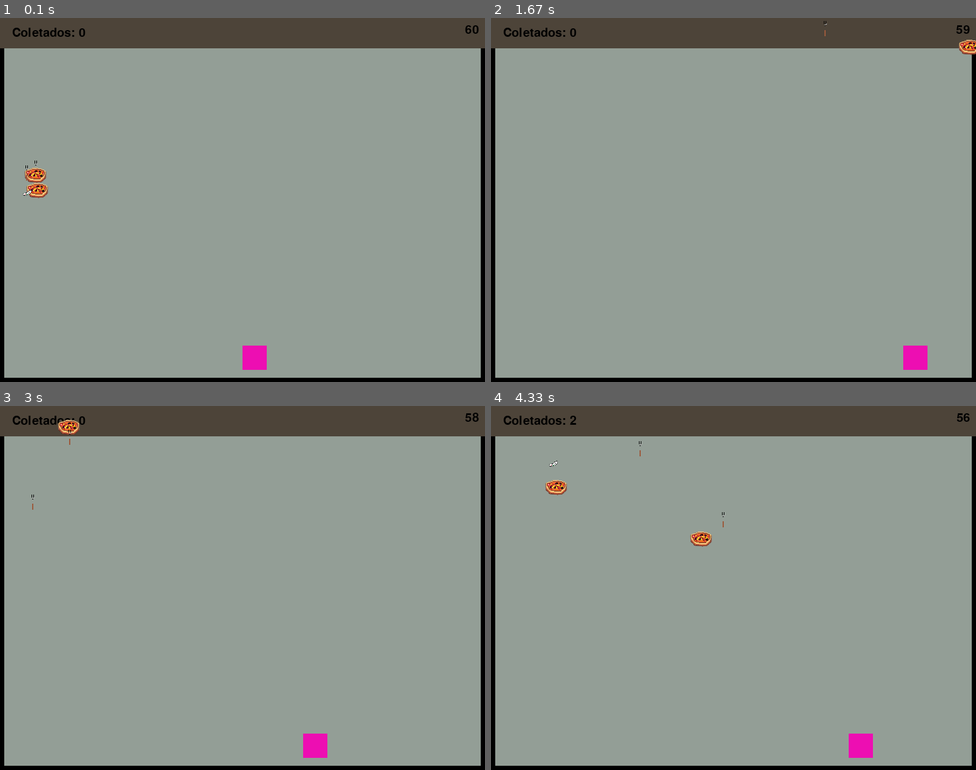
Above: before the commit, frames 1-4 (two rows, left to right).
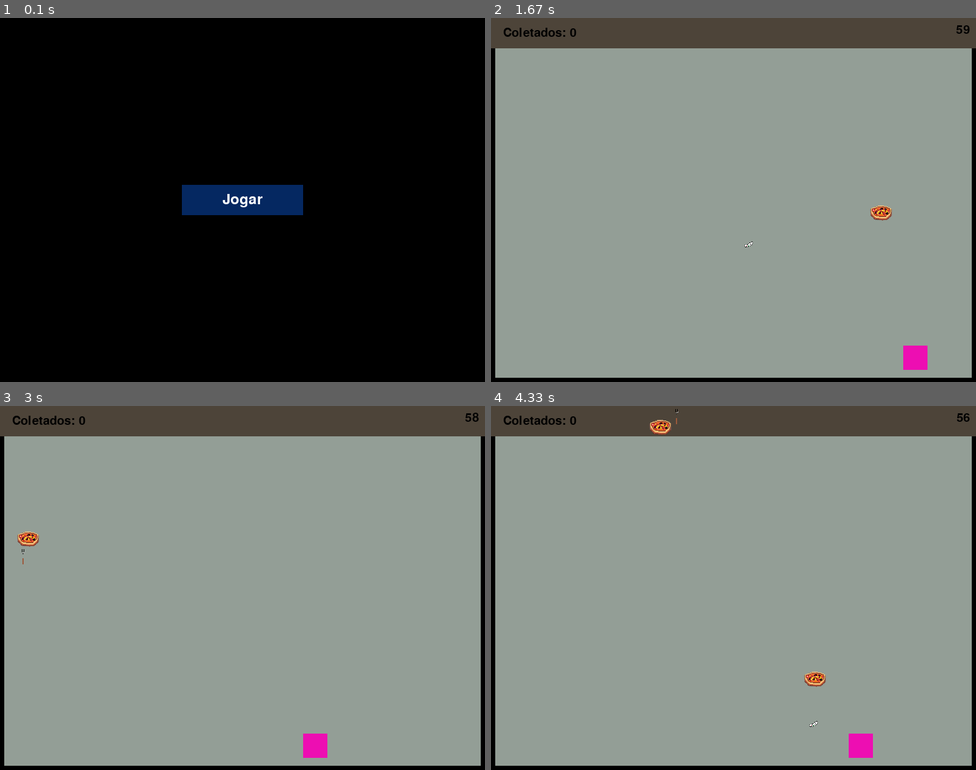
Above: after the commit, the same moments.

Repository: WesleyGCO/Pizza-Panic
Game: pygame game, started from src/main.py
Same seed, same stepped clock (60 frames per second), same inputs: the game is played once before the commit and once after it.
Inputs (mouse positions are in pixels of both pictures, inside the frame that each line leads up to):
- Up to frame 1 (0.1 s): no input
- Up to frame 2 (1.67 s): click (733, 200) at 0.38 s, where only the run after the commit has a clickable "Jogar"; hold Right 0.67-1.13 s; move the mouse to (714, 214) at 0.7 s; hold Right 1.17-1.63 s
- Up to frame 3 (3 s): hold Left 1.67-2.2 s; hold Left 2.23-2.63 s; hold Right from 2.67 s (still down)
- Up to frame 4 (4.33 s): release Right at 3.3 s; hold Left 3.33-3.8 s; hold Right 3.83-4.3 s

The runs differ from the first frame. In frame 1, 97% of the frame differs, in the area x 0-100%, y 0-99%; in frame 2, 0.3%; in frame 3, 0.3%; in frame 4, 0.7%.

Commit message:
Ajustado para iniciar pelo menu inicial

Diff:
--- a/src/main.py
+++ b/src/main.py
@@ -8,7 +8,7 @@
   jogo.init()
 
   # Executa o loop principal do jogo
-  jogo.run()
+  jogo.iniciar_menu()
 
   # Limpa recursos alocados pelo jogo
   jogo.cleanup()
